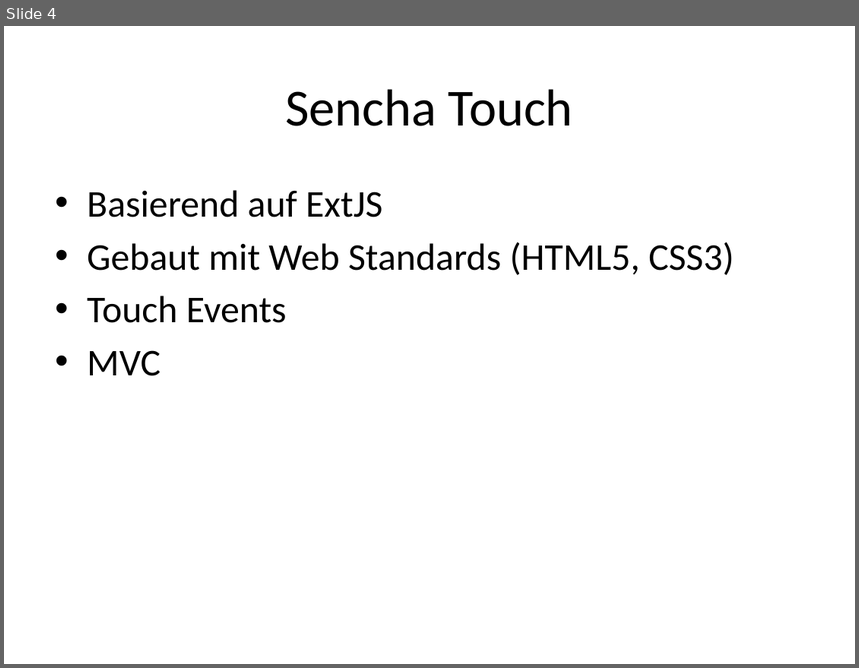
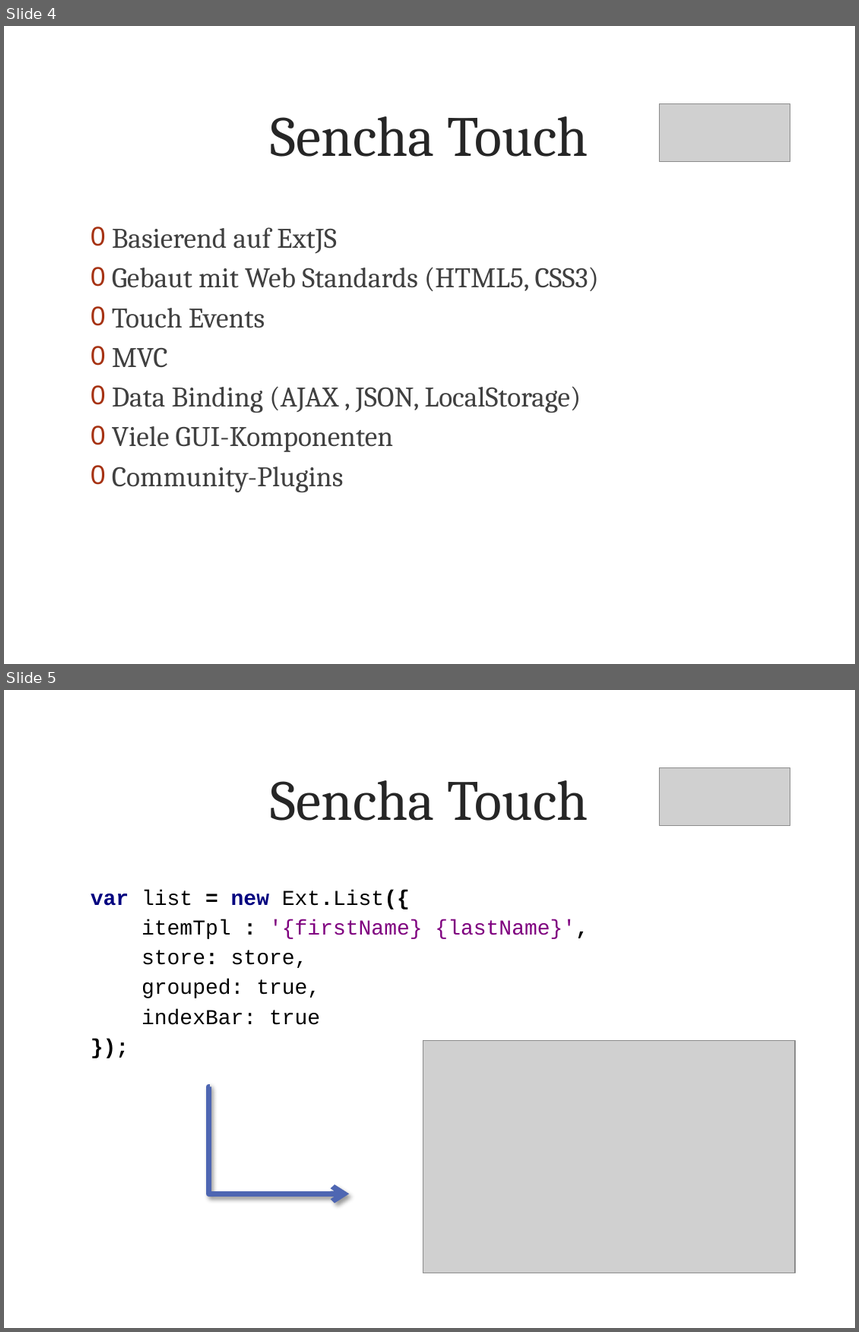
Before and after one commit to metaodi/TrailDevilsXPl-2, a slide deck: _DOCUMENTATION/Presentation/Praesentation-Traildevils-XPl2.pptx. Shown one above the other, each under a label of ours: slide 4 before the commit, slides 4 and 5 after it. The pictures are 859x668 and 859x1332 pixels, drawn with LibreOffice and Linux fonts; fonts in the diff are those of the drawing; grey boxes stand for pictures; background and template pictures are left out. Boxes give left, top, right and bottom in pixels: in the first picture for what was removed or moved away, otherwise in the second. Text is boxed around its words. In the diff, an @@ line names an element or a change of style, - is before the commit and + after.

```diff
--- a/_DOCUMENTATION/Presentation/Praesentation-Traildevils-XPl2.pptx
+++ b/_DOCUMENTATION/Presentation/Praesentation-Traildevils-XPl2.pptx
@@ slide 5 added at (4,690,855,1328), background picture (left out) @@
@@ title added at (271,780,588,821), 48 pt, text #262626 @@
+Sencha Touch
@@ picture added at (659,768,790,826) @@
@@ text added at (91,890,588,1025), 18 pt, text #000000 @@
+var list = new Ext.List({
+itemTpl : '{firstName} {lastName}',
+store: store,
+grouped: true,
+indexBar: true
+});
@@ picture added at (423,1040,794,1274) @@
@@ elbow arrow added from (210, 1087) to (350, 1194), #4E66B2 4.5 pt @@
@@ slide 4 changed as well @@
@@ title "Sencha Touch": place and size @@
-title "Sencha Touch" at (285,89,573,126)
+title "Sencha Touch" at (271,116,588,157)
@@ title "Sencha Touch" at (271,116,588,157): size 44 to 48 pt, font Calibri to Cambria, text colour #000000 to #262626 @@
@@ picture added at (659,104,790,162) @@
@@ text "Basierend auf ExtJS": place and size @@
-text "Basierend auf ExtJS" at (87,190,734,376)
+text "Basierend auf ExtJS" at (112,227,599,493)
@@ text at (112,227,599,368): size 32 to 24 pt, font Calibri to Cambria, text colour #000000 to #404040 in "Basierend auf ExtJS", "Gebaut mit Web Standards (HTML5, CSS3)", "Touch Events", "MVC"; bullet • to 0; less space between paragraphs @@
@@ text at (112,386,582,493): paragraphs added @@
+0 Data Binding (AJAX , JSON, LocalStorage)
+0 Viele GUI-Komponenten
+0 Community-Plugins
```
Also in this commit, not shown: 7 other slides changed, 2 other slides added.
